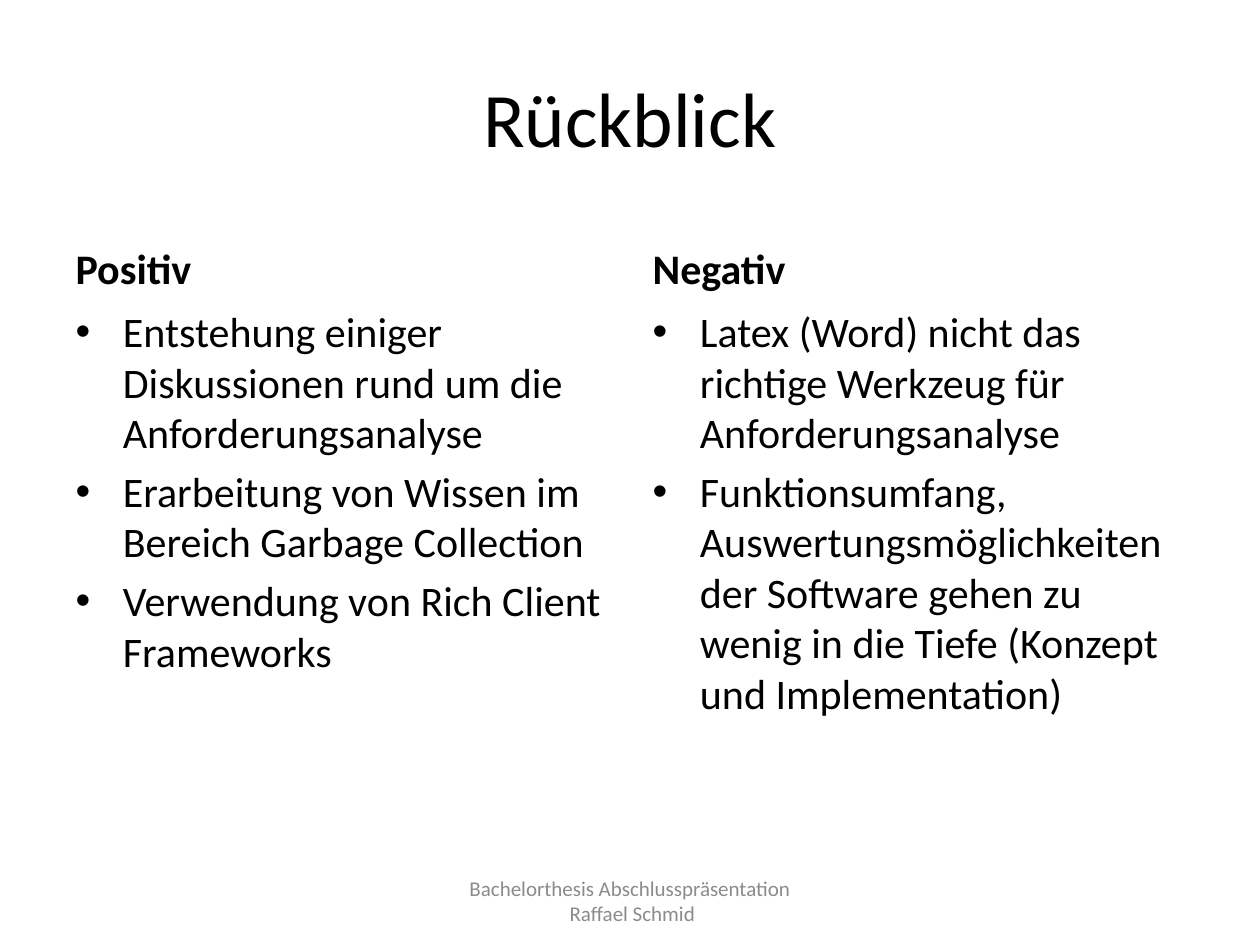
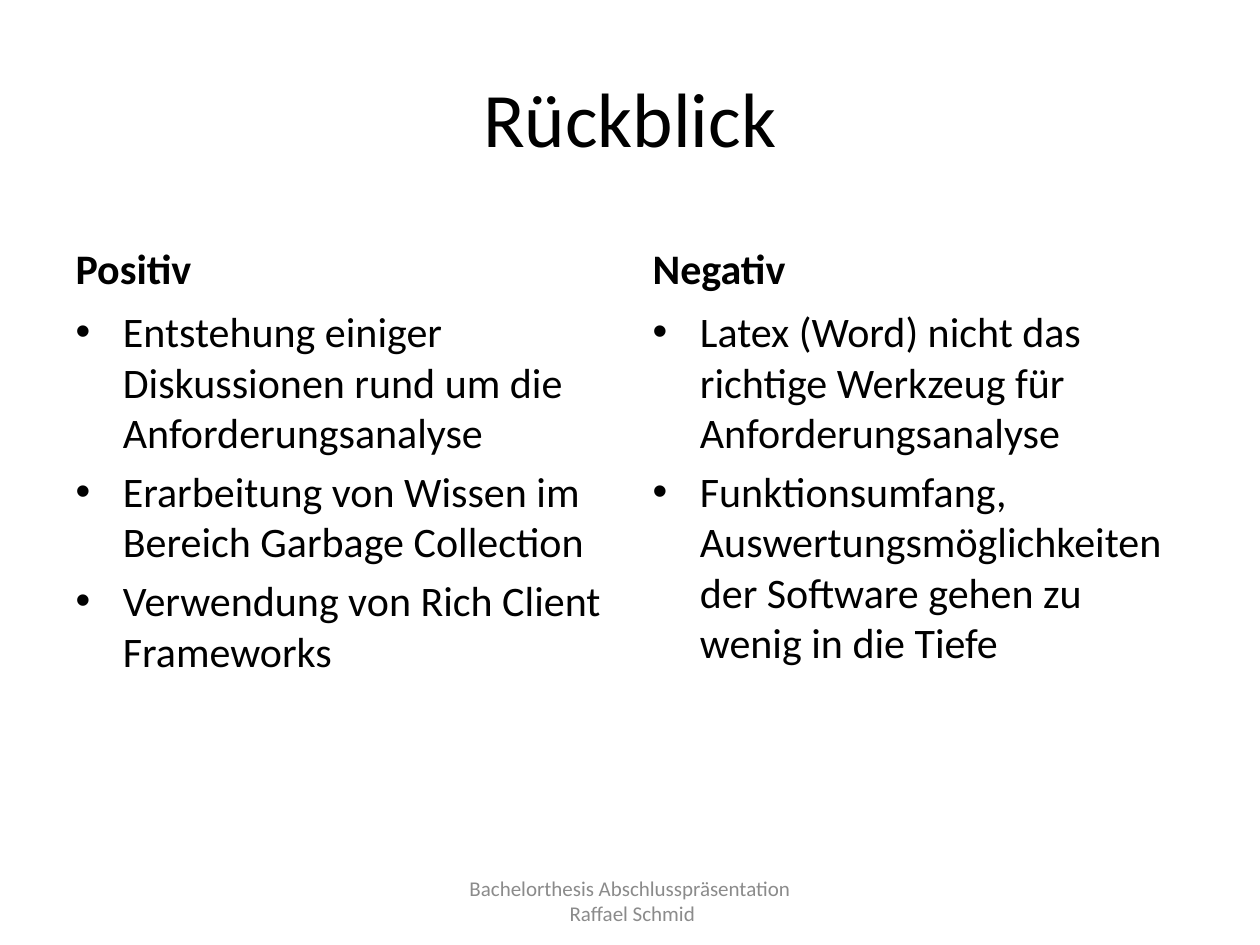
Before and after one commit to raffaelschmid/bachelorthesis, a slide deck: slide 13 of Dokumentation/Abschlusspraesentation/rschmid_bachelorthesis_abschlusspraesentation.pptx. Drawn at 1260x945 pixels with LibreOffice and Linux fonts; fonts in the diff are those of the drawing. Boxes give left, top, right and bottom in pixels: in the first picture for what was removed or moved away, otherwise in the second. Text is boxed around its words. In the diff, an @@ line names an element or a change of style, - is before the commit and + after.

```diff
--- a/Dokumentation/Abschlusspraesentation/rschmid_bachelorthesis_abschlusspraesentation.pptx
+++ b/Dokumentation/Abschlusspraesentation/rschmid_bachelorthesis_abschlusspraesentation.pptx
@@ text at bbox=[700, 477, 1161, 666]: text changed @@
-• Funktionsumfang, Auswertungsmöglichkeiten der Software gehen zu wenig in die Tiefe (Konzept und Implementation)
+• Funktionsumfang, Auswertungsmöglichkeiten der Software gehen zu wenig in die Tiefe
```
Also in this commit, not shown: 3 other slides changed, 1 slide added, 1 other file.
